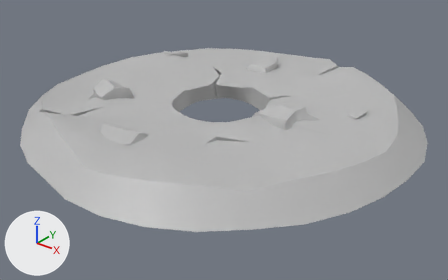
Two versions of the FBX model Assets/3_Scena 3D/Meshes/Turrets/SM_Base.fbx, one commit apart.
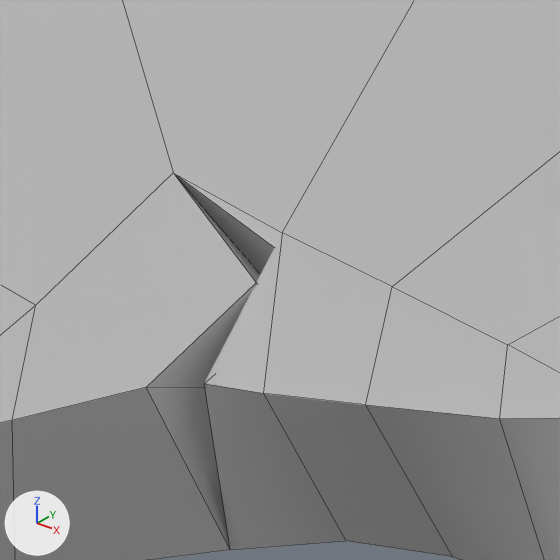
Old and new are each drawn whole from a camera (50 mm lens) standing at (0.0297, -0.0369, 0.021) and looking at (0.0009, -0.0009, -0.0012) and again close up on the part from 44% to 55% of the width and 19% to 36% of the height. Lighting does not change. The marker at lower left points along +X, +Y and +Z. The close-ups show mesh edges as thin lines. Where no turn or scale is listed for an object, it has been applied to the vertices.

The first close-up shows 'SM_Base'.
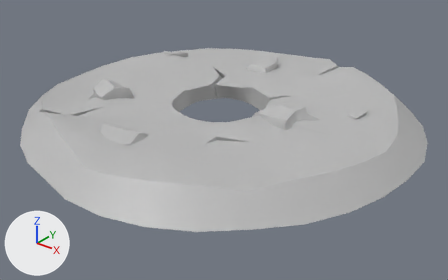
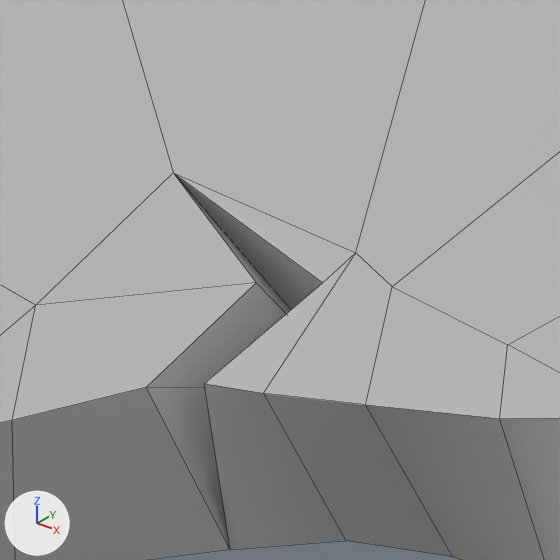
The newer file is also rescaled (x24.51) as a whole; pictures and numbers use the older file's frame.

Pixel boxes (x1, y1, x2, y2) of what changed, in the close-ups (560 x 560 px):
part 1 of me_mesh, cut back: (12, 0, 560, 420) in both

The change, as a diff of the scene's bpy script:
```diff
--- a/Assets/3_Scena 3D/Meshes/Turrets/SM_Base.fbx.py
+++ b/Assets/3_Scena 3D/Meshes/Turrets/SM_Base.fbx.py
@@ me_mesh @@
 # used by ob_sm_base; location = (0.0, 0.0, 0.001303)
-me_mesh.from_pydata(...)  # 332 vertices, 328 faces; spans x -0.0163..0.0163, y -0.0163..0.0163, z -0.0013..0.0017
+me_mesh.from_pydata(...)  # 331 vertices, 302 faces; spans x -0.0163..0.0163, y -0.0163..0.0163, z -0.0013..0.0017
+# me_mesh part 1
+# 2 vertices are removed from x -0.0046..0.0063, y 0.0056..0.0113, z -0.0013..0.0003
+# 33 faces are deleted
+# 1 vertex is added at (-0.0039, 0.0056, 0.0003)
+# 7 new faces join them
 me_mesh.materials.append(mat_lambert1)
```
